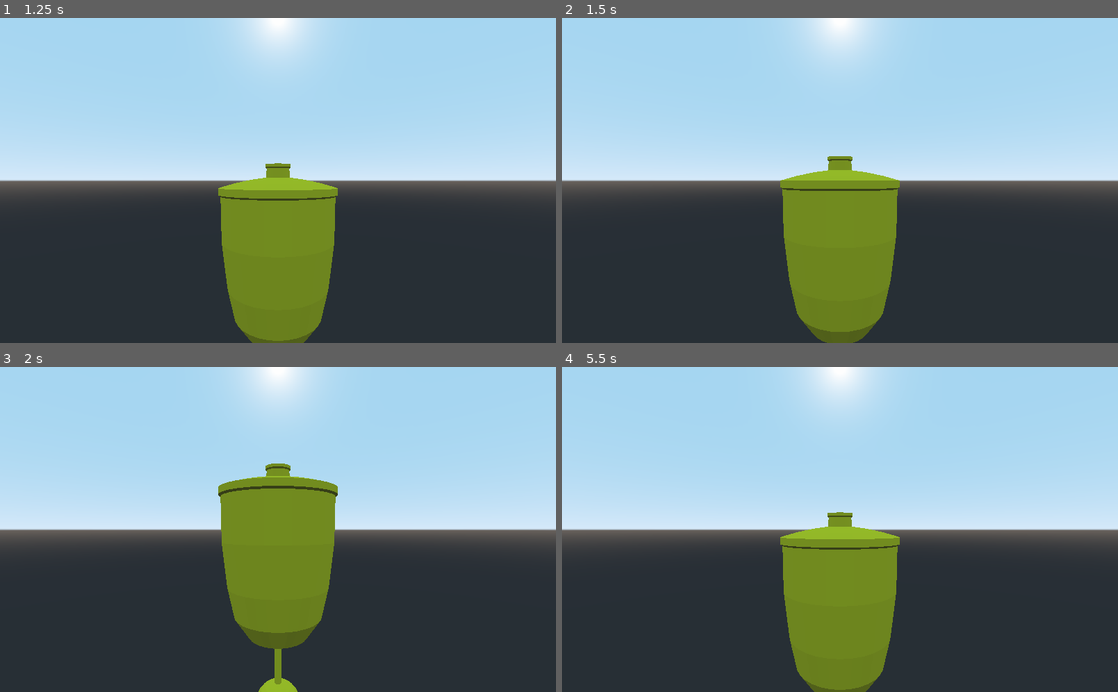
Above: before the commit, frames 1-4 (two rows, left to right).
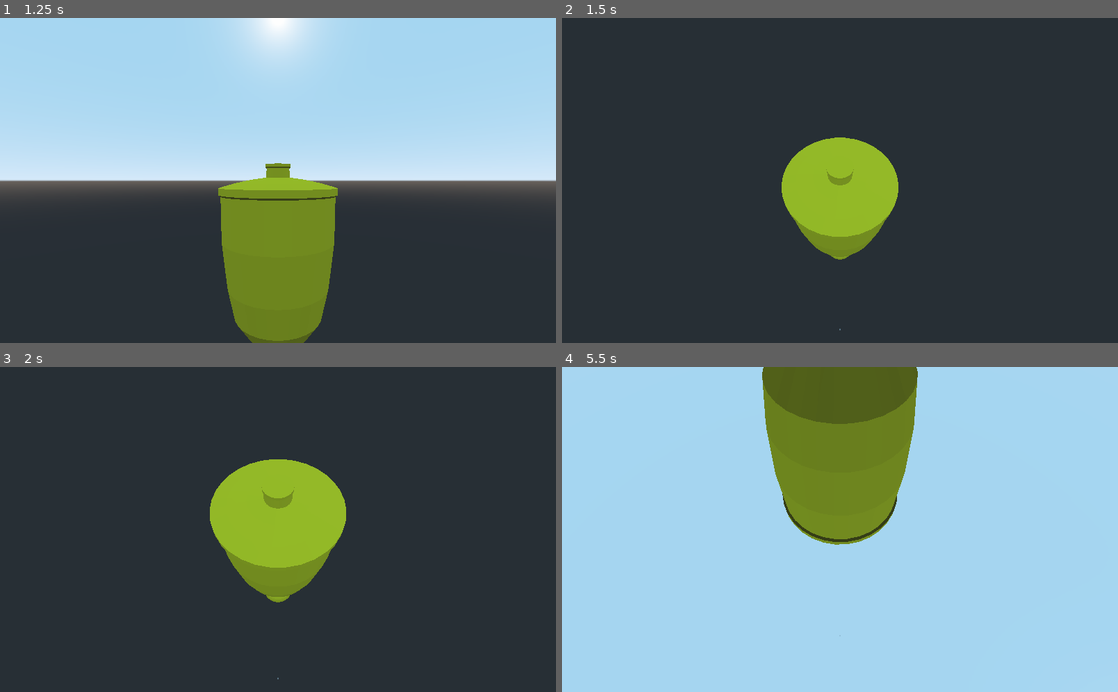
Above: after the commit, the same moments.

Repository: GreenBlackSky/Bouyant
Game: Godot game, scene res://scenes/Hull.tscn
Same seed, same stepped clock (60 frames per second), same inputs: the game is played once before the commit and once after it.
Inputs (mouse positions are in pixels of both pictures, inside the frame that each line leads up to):
- Up to frame 1 (1.25 s): tap Enter at 0.5 s; move the mouse to (400, 164) at 0.52 s; hold Middle mouse button (camera_control, bound only after the c… from 0.53 s (still down)
- Up to frame 2 (1.5 s): tap Space at 1.25 s; move the mouse to (728, 196) at 1.27 s; release Middle mouse button (camera_control, bound only after the c… at 1.28 s; tap S (move_camera_down) at 1.35 s
- Up to frame 3 (2 s): tap Middle mouse button (camera_control, bound only after the c… at 1.55 s
- Up to frame 4 (5.5 s): tap Enter at 2, 3.5 s; move the mouse to (895, 458) at 2.02 s; hold Middle mouse button (camera_control, bound only after the c… 2.03-2.78 s; tap W (move_camera_up) at 2.1, 5.1 s; tap Space at 2.75, 4.25 s; move the mouse to (812, 594) at 2.77 s; tap Middle mouse button (camera_control, bound only after the c… at 2.85, 4.55 s; move the mouse to (1006, 578) at 3.52 s; hold Middle mouse button (camera_control, bound only after the c… 3.53-4.28 s; move the mouse to (673, 480) at 4.27 s; tap S (move_camera_down) at 4.35 s; move the mouse to (867, 529) at 5.02 s; hold Middle mouse button (camera_control, bound only after the c… from 5.03 s (still down)

Frame 1 is identical in both runs. In frame 2, 61% of the frame differs, in the area x 0-100%, y 0-100%; in frame 3, 58%; in frame 4, 69%.

Commit message:
camera movement

Diff:
--- a/project.godot
+++ b/project.godot
@@ -26,6 +26,11 @@
 "events": [ Object(InputEventKey,"resource_local_to_scene":false,"resource_name":"","device":0,"alt":false,"shift":false,"control":false,"meta":false,"command":false,"pressed":false,"scancode":83,"physical_scancode":0,"unicode":0,"echo":false,"script":null)
  ]
 }
+camera_control={
+"deadzone": 0.5,
+"events": [ Object(InputEventMouseButton,"resource_local_to_scene":false,"resource_name":"","device":0,"alt":false,"shift":false,"control":false,"meta":false,"command":false,"button_mask":0,"position":Vector2( 0, 0 ),"global_position":Vector2( 0, 0 ),"factor":1.0,"button_index":3,"pressed":false,"doubleclick":false,"script":null)
+ ]
+}
 
 [physics]
 
--- a/scripts/camera_animation.gd
+++ b/scripts/camera_animation.gd
@@ -3,6 +3,8 @@
 
 var current_level = 0
 const total_levels = 4
+var camera_speed = 1
+var previous_mouse_position = Vector2()
 
 
 func _process(delta):
@@ -10,6 +12,20 @@
 		play("move_camera_up")
 	if Input.is_action_just_pressed("move_camera_down") and current_level < total_levels:
 		play("move_camera_down")
+	if Input.is_action_pressed("camera_control"):
+		var mouse_position = get_viewport().get_mouse_position()
+		if previous_mouse_position and mouse_position != previous_mouse_position:
+			var diff = (previous_mouse_position - mouse_position)*camera_speed*delta
+			get_node("camera_pivot").rotate(Vector3(0, 1, 0), diff.x)
+			var camera_base = get_node("camera_pivot/camera_base")
+			if (
+				(diff.y > 0 and camera_base.rotation.x < 0) or
+				(diff.y < 0 and camera_base.rotation.x > -PI/4)
+			):
+				camera_base.rotate(Vector3(1, 0, 0), diff.y)
+		previous_mouse_position = mouse_position
+	else:
+		previous_mouse_position = Vector2()
 
 
 func _animation_finished(anim_name):
